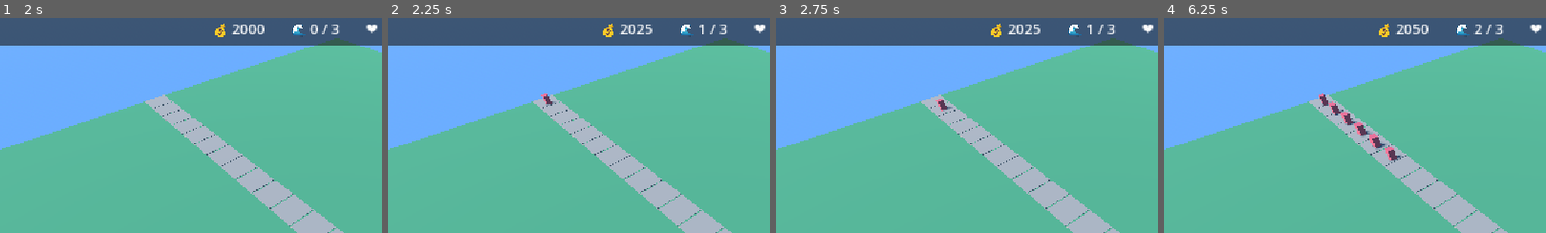
Above: before the commit, frames 1-4 (left to right).
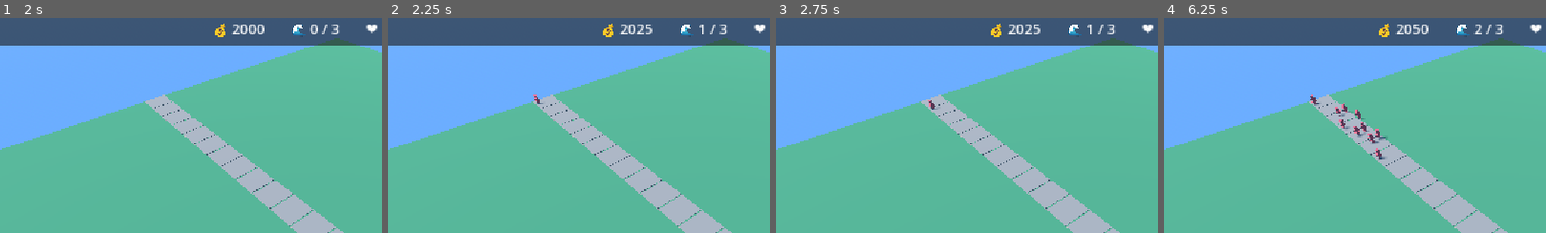
Above: after the commit, the same moments.

Repository: MAQHASKER/tower-defense
Game: Godot game, scene res://scenes/MainMenu.tscn
Same seed, same stepped clock (60 frames per second), same inputs: the game is played once before the commit and once after it.
Inputs:
- Up to frame 1 (2 s): click "▶ Начать игру" at 0.5 s; click "Этап 1 — Деревня" at 1.25 s
- Up to frame 2 (2.25 s): click "▶ Начать волну" at 2 s
- Up to frame 3 (2.75 s): no input
- Up to frame 4 (6.25 s): click "▶ Начать волну" at 2.75 s; click "🏹 Лучник 💰 100" at 3.5 s; click "🏹 Баллиста 💰 250" at 4.25 s; click "⚔️ Казармы 💰 150" at 5 s; click "🏹 Лучник 💰 100" at 5.75 s
The pictures show only the part of the screen within x 6-56%, y 1-51%; the shares and areas given below are measured in that part.

Frame 1 is identical in both runs. In frame 2, 0.1% of the frame differs, in the area x 38-44%, y 35-41%; in frame 3, 0.2%; in frame 4, 1.2%, in the area x 38-63%, y 35-68%.

Commit message:
Гоблин из Blender + раскладка врагов по слотам внутри клетки
- assets/models/enemies/goblin.obj — воксельный гоблин
- Enemy.gd: модель подгоняется под высоту из balance.json, центрируется
  по X/Z и ставится низом на землю. Размер задаётся только в balance.json,
  поэтому модель можно экспортировать в любом масштабе
- Если у модели нет своих материалов (у этого .obj пустой .mtl) — она
  красится плоским цветом врага из balance.json
- Поддерживается и Mesh (obj), и PackedScene (glb): формат модели можно
  менять без правок кода
- Раскладка внутри клетки: slot_cols x slot_rows из balance.json
  (гоблин 3x3 = 9, всадник 3x1 = 3, огр 2x1 = 2). Нечётные ряды сдвинуты
  на полшага — шахматный порядок, враги не выстраиваются в жёсткую сетку
- Слоты раздаются по кругу в WaveSpawner; смещение поворачивается вместе
  с врагом, поэтому формация держится на поворотах пути
- WaveSpawner: враг добавляется в дерево ДО setup(), иначе модель нельзя
  замерить по мировым координатам

Diff:
--- a/data/balance.json
+++ b/data/balance.json
@@ -10,6 +10,9 @@
 	  "width": 0.7,
 	  "depth": 0.7,
 	  "height": 1.3,
+	  "model": "res://assets/models/enemies/goblin.obj",
+	  "slot_cols": 3,
+	  "slot_rows": 3,
 	  "can_be_blocked": true
 	},
 	"horseman": {
@@ -22,6 +25,8 @@
 	  "width": 0.9,
 	  "depth": 2.8,
 	  "height": 2.2,
+	  "slot_cols": 3,
+	  "slot_rows": 1,
 	  "can_be_blocked": false
 	},
 	"ogre": {
@@ -34,6 +39,8 @@
 	  "width": 1.4,
 	  "depth": 1.4,
 	  "height": 2.6,
+	  "slot_cols": 2,
+	  "slot_rows": 1,
 	  "can_be_blocked": true
 	}
   },
--- a/scripts/WaveSpawner.gd
+++ b/scripts/WaveSpawner.gd
@@ -15,6 +15,9 @@
 var _total_enemies: int = 0
 var _spawned_enemies: int = 0
 var _all_spawned: bool = false
+
+# Счётчики слотов внутри клетки, отдельно на каждый тип врага
+var _slot_counters: Dictionary = {}
 
 @onready var entities: Node3D = get_parent().get_node("Entities")
 
@@ -61,9 +64,17 @@
 
 func _spawn_enemy(enemy_type: String) -> void:
 	var enemy := Enemy.new()
-	enemy.setup(get_parent().path.cells, enemy_type)
+	# Сначала в дерево: setup() замеряет модель врага по мировым координатам
 	entities.add_child(enemy)
+	enemy.setup(get_parent().path.cells, enemy_type, _take_slot(enemy_type))
 	_spawned_enemies += 1
+
+# Слоты внутри клетки раздаются по кругу для каждого типа врага
+func _take_slot(enemy_type: String) -> int:
+	var total: int = max(1, Enemy.get_slot_count(enemy_type))
+	var slot: int = _slot_counters.get(enemy_type, 0)
+	_slot_counters[enemy_type] = (slot + 1) % total
+	return slot
 
 func _check_victory() -> void:
 	if GameManager.is_game_over:
--- a/scripts/units/Enemy.gd
+++ b/scripts/units/Enemy.gd
@@ -22,7 +22,14 @@
 var _attack_timer: float = 0.0
 var _reached_base: bool = false
 
-var _mesh: MeshInstance3D
+# Визуал
+var _visual: Node3D
+var _body_color: Color = Constants.COLOR_ENEMY
+
+# Раскладка врагов внутри одной клетки: X — поперёк пути, Z — вдоль
+var _slot_cols: int = 1
+var _slot_rows: int = 1
+var _slot_offset: Vector3 = Vector3.ZERO
 
 static var _balance_cache: Dictionary = {}
 
@@ -35,13 +42,22 @@
 			_balance_cache = data.get("enemies", {})
 	return _balance_cache
 
-func setup(path: Array[Vector2i], enemy_type: String = "goblin") -> void:
+# Сколько врагов этого типа помещается в одну клетку
+static func get_slot_count(enemy_type: String) -> int:
+	var balance := _load_balance()
+	if not balance.has(enemy_type):
+		return 1
+	var stats: Dictionary = balance[enemy_type]
+	var cols: int = max(1, int(stats.get("slot_cols", 1)))
+	var rows: int = max(1, int(stats.get("slot_rows", 1)))
+	return cols * rows
+
+func setup(path: Array[Vector2i], enemy_type: String = "goblin", slot_index: int = 0) -> void:
 	path_cells = path
 	current_index = 0
 	add_to_group("enemies")
 
-	# Читаем характеристики из balance.json
-	var color: Color = Constants.COLOR_ENEMY
+	var model_path := ""
 
 	var balance := _load_balance()
 	if balance.has(enemy_type):
@@ -53,27 +69,151 @@
 		attack_speed = stats.get("attack_speed", 1.0)
 		reward = stats.get("reward", 10)
 		var c: Array = stats.get("color", [0.8, 0.3, 0.3])
-		color = Color(c[0], c[1], c[2])
+		_body_color = Color(c[0], c[1], c[2])
 		body_size = Vector3(
 			float(stats.get("width", 1.0)),
 			float(stats.get("height", 1.0)),
 			float(stats.get("depth", 1.0))
 		)
+		model_path = String(stats.get("model", ""))
+		_slot_cols = max(1, int(stats.get("slot_cols", 1)))
+		_slot_rows = max(1, int(stats.get("slot_rows", 1)))
 		can_be_blocked = stats.get("can_be_blocked", true)
 
-	# Визуал: коробка по габаритам, стоит на земле
-	_mesh = MeshInstance3D.new()
+	_slot_offset = _compute_slot_offset(slot_index)
+
+	_visual = _create_visual(model_path)
+	add_child(_visual)
+	# Визуал подгоняется по мировой AABB, поэтому враг обязан быть в дереве:
+	# WaveSpawner добавляет его ДО вызова setup().
+	_fit_visual(_visual)
+
+	if path_cells.size() > 0:
+		# Начальный разворот по первому отрезку пути
+		if path_cells.size() >= 2:
+			var d := Constants.cell_to_world(path_cells[1]) - Constants.cell_to_world(path_cells[0])
+			if d.length_squared() > 0.0001:
+				rotation.y = atan2(d.x, d.z)
+		position = Constants.cell_to_world(path_cells[0]) + _current_offset()
+
+# --- Визуал ---
+
+func _create_visual(model_path: String) -> Node3D:
+	if model_path != "":
+		var res: Resource = load(model_path)
+		var node: Node3D = null
+		if res is PackedScene:
+			node = (res as PackedScene).instantiate()
+		elif res is Mesh:
+			var mi := MeshInstance3D.new()
+			mi.mesh = res
+			node = mi
+		if node != null:
+			_paint_if_no_material(node)
+			return node
+		push_warning("Враг: не удалось загрузить модель %s" % model_path)
+	return _make_placeholder_box()
+
+func _make_placeholder_box() -> MeshInstance3D:
+	var mi := MeshInstance3D.new()
 	var box := BoxMesh.new()
 	box.size = body_size
 	var mat := StandardMaterial3D.new()
-	mat.albedo_color = color
+	mat.albedo_color = _body_color
 	box.material = mat
-	_mesh.mesh = box
-	_mesh.position.y = body_size.y / 2.0 + 0.01
-	add_child(_mesh)
-
-	if path_cells.size() > 0:
-		position = Constants.cell_to_world(path_cells[0])
+	mi.mesh = box
+	mi.position.y = body_size.y / 2.0 + 0.01
+	return mi
+
+# Масштабирует модель под высоту из balance.json, центрирует по X/Z
+# и ставит низ модели на землю. Так размер задаётся только в balance.json,
+# а модель можно экспортировать в любом масштабе.
+func _fit_visual(visual: Node3D) -> void:
+	var origin := global_position
+	var bounds := _measure_world(visual)
+	if bounds.size.y <= 0.001:
+		return
+	var s := body_size.y / bounds.size.y
+	visual.scale = Vector3.ONE * s
+	var local_min := bounds.position - origin
+	var local_center := bounds.get_center() - origin
+	visual.position = Vector3(
+		-local_center.x * s,
+		-local_min.y * s + 0.01,
+		-local_center.z * s
+	)
+
+# Габариты всех мешей поддерева в мировых координатах
+static func _measure_world(root: Node3D) -> AABB:
+	var mn := Vector3(1e9, 1e9, 1e9)
+	var mx := Vector3(-1e9, -1e9, -1e9)
+	var found := false
+	var stack: Array[Node] = [root]
+	while not stack.is_empty():
+		var n: Node = stack.pop_back()
+		if n is MeshInstance3D and (n as MeshInstance3D).mesh != null:
+			var mi: MeshInstance3D = n
+			var a: AABB = mi.mesh.get_aabb()
+			for i in range(8):
+				var w: Vector3 = mi.global_transform * a.get_endpoint(i)
+				mn = mn.min(w)
+				mx = mx.max(w)
+			found = true
+		for ch in n.get_children():
+			stack.push_back(ch)
+	if not found:
+		return AABB()
+	return AABB(mn, mx - mn)
+
+# Если у модели нет своих материалов (например OBJ без рабочего .mtl) —
+# красим её плоским цветом врага. Плоский цвет и задуман в дизайне.
+func _paint_if_no_material(root: Node) -> void:
+	if not _has_no_material(root):
+		return
+	var mat := StandardMaterial3D.new()
+	mat.albedo_color = _body_color
+	var stack: Array[Node] = [root]
+	while not stack.is_empty():
+		var n: Node = stack.pop_back()
+		if n is MeshInstance3D and (n as MeshInstance3D).mesh != null:
+			(n as MeshInstance3D).material_override = mat
+		for ch in n.get_children():
+			stack.push_back(ch)
+
+static func _has_no_material(root: Node) -> bool:
+	var stack: Array[Node] = [root]
+	while not stack.is_empty():
+		var n: Node = stack.pop_back()
+		if n is MeshInstance3D:
+			var mi: MeshInstance3D = n
+			if mi.mesh != null:
+				for i in range(mi.mesh.get_surface_count()):
+					if mi.mesh.surface_get_material(i) != null:
+						return false
+		for ch in n.get_children():
+			stack.push_back(ch)
+	return true
+
+# --- Раскладка внутри клетки ---
+
+# Позиция слота в долях клетки. Нечётные ряды сдвинуты на полшага —
+# так враги стоят в шахматном порядке и не выстраиваются в жёсткую сетку.
+func _compute_slot_offset(index: int) -> Vector3:
+	var cols: int = max(1, _slot_cols)
+	var rows: int = max(1, _slot_rows)
+	var col: int = index % cols
+	var row: int = int(index / float(cols)) % rows
+	var x := (float(col) + 0.5) / float(cols) - 0.5
+	var z := (float(row) + 0.5) / float(rows) - 0.5
+	if row % 2 == 1:
+		x += 0.5 / float(cols)
+	return Vector3(x, 0.0, z)
+
+# Смещение слота с учётом разворота врага по направлению движения
+func _current_offset() -> Vector3:
+	return Basis(Vector3.UP, rotation.y) * (_slot_offset * Constants.CELL_SIZE)
+
+# --- Движение ---
 
 func _process(delta: float) -> void:
 	if _reached_base:
@@ -112,11 +252,11 @@
 		_progress = 0.0
 		current_index += 1
 		if current_index >= stop_index:
-			position = Constants.cell_to_world(path_cells[stop_index])
+			position = Constants.cell_to_world(path_cells[stop_index]) + _current_offset()
 			_reach_base()
 			return
 
-	position = from_pos.lerp(to_pos, _progress)
+	position = from_pos.lerp(to_pos, _progress) + _current_offset()
 
 func _reach_base() -> void:
 	_reached_base = true
Not shown, added: assets/models/enemies/goblin.obj
Binary file added: docs/screenshots/goblin-group.png
